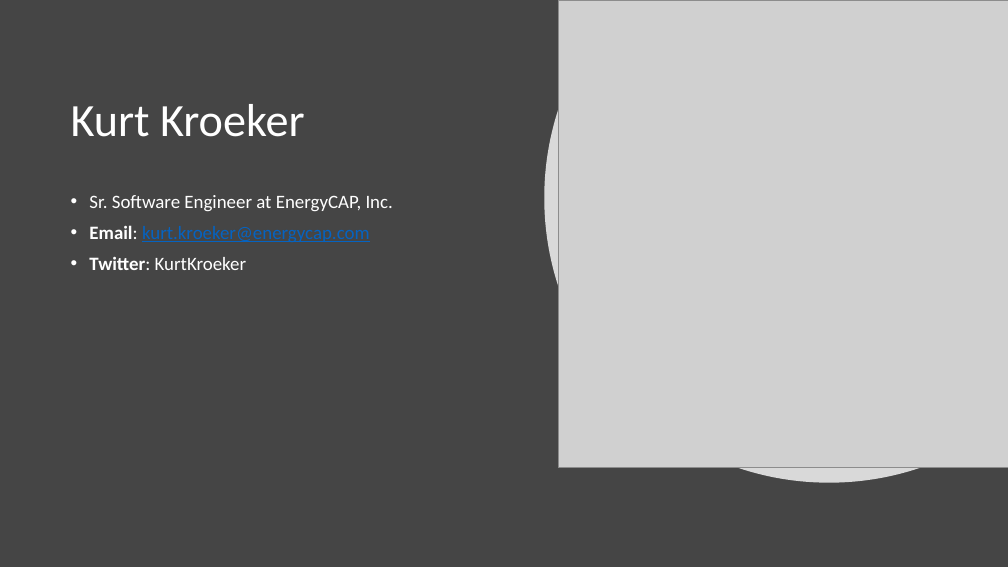
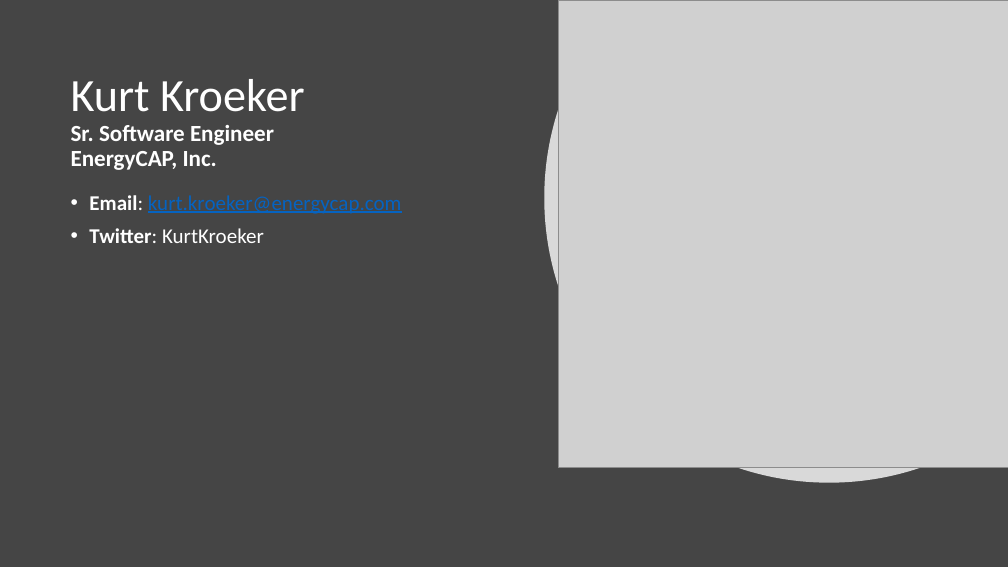
Before and after one commit to KurtKroeker/powershell, a slide deck: slide 12 of PowerShell_Presentation.pptx (slide 11 before the commit). Drawn at 1008x567 pixels with LibreOffice and Linux fonts; fonts in the diff are those of the drawing; grey boxes stand for pictures. Boxes give left, top, right and bottom in pixels: in the first picture for what was removed or moved away, otherwise in the second. Text is boxed around its words. In the diff, an @@ line names an element or a change of style, - is before the commit and + after.

```diff
--- a/PowerShell_Presentation.pptx
+++ b/PowerShell_Presentation.pptx
@@ title at <box>71,79,304,170</box>: text changed; size 44 to 22 pt; bold on @@
-Kurt Kroeker
+Kurt Kroeker
+Sr. Software Engineer
+EnergyCAP, Inc.
@@ text "Email: kurt.kroeker@energycap.com" at <box>89,195,401,243</box>: size 18 to 20 pt @@
@@ text at <box>89,195,393,211</box>: paragraph removed @@
-• Sr. Software Engineer at EnergyCAP, Inc.
```
Also in this commit, not shown: 3 other slides changed, 1 slide added, 2 other files.
